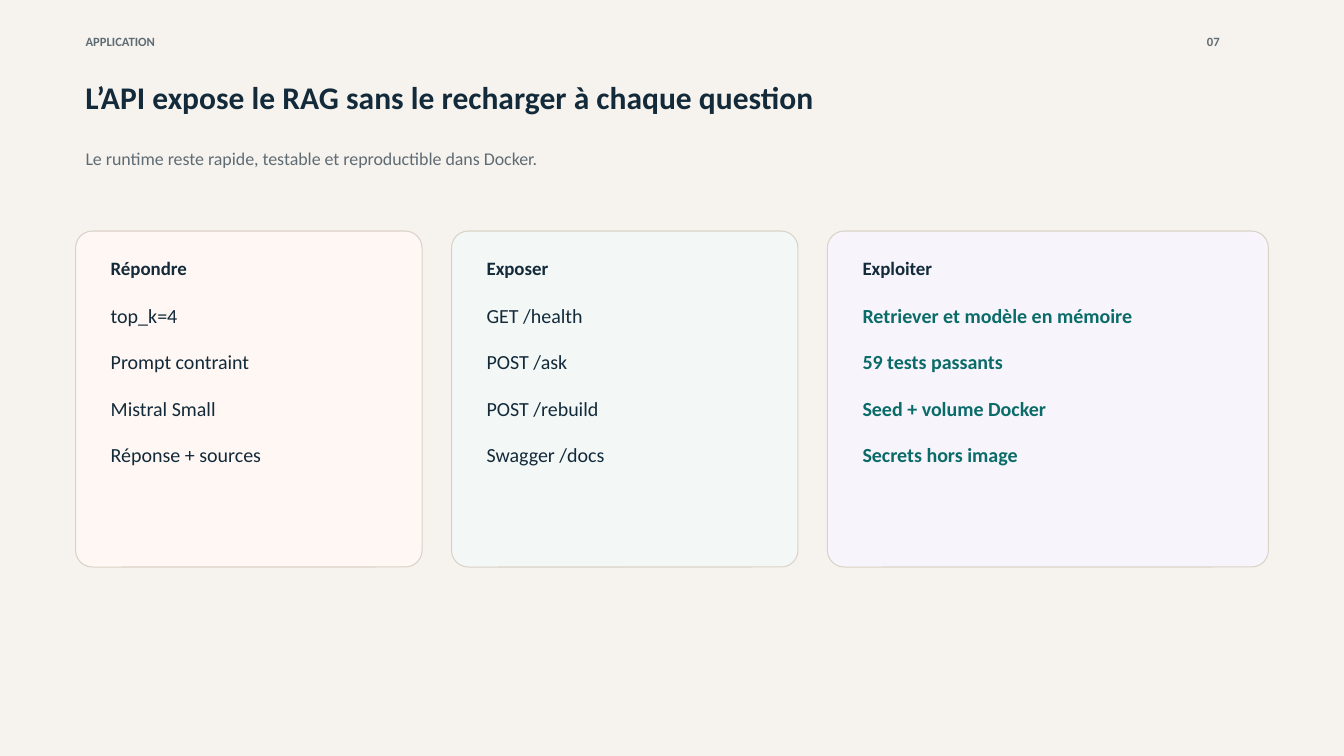
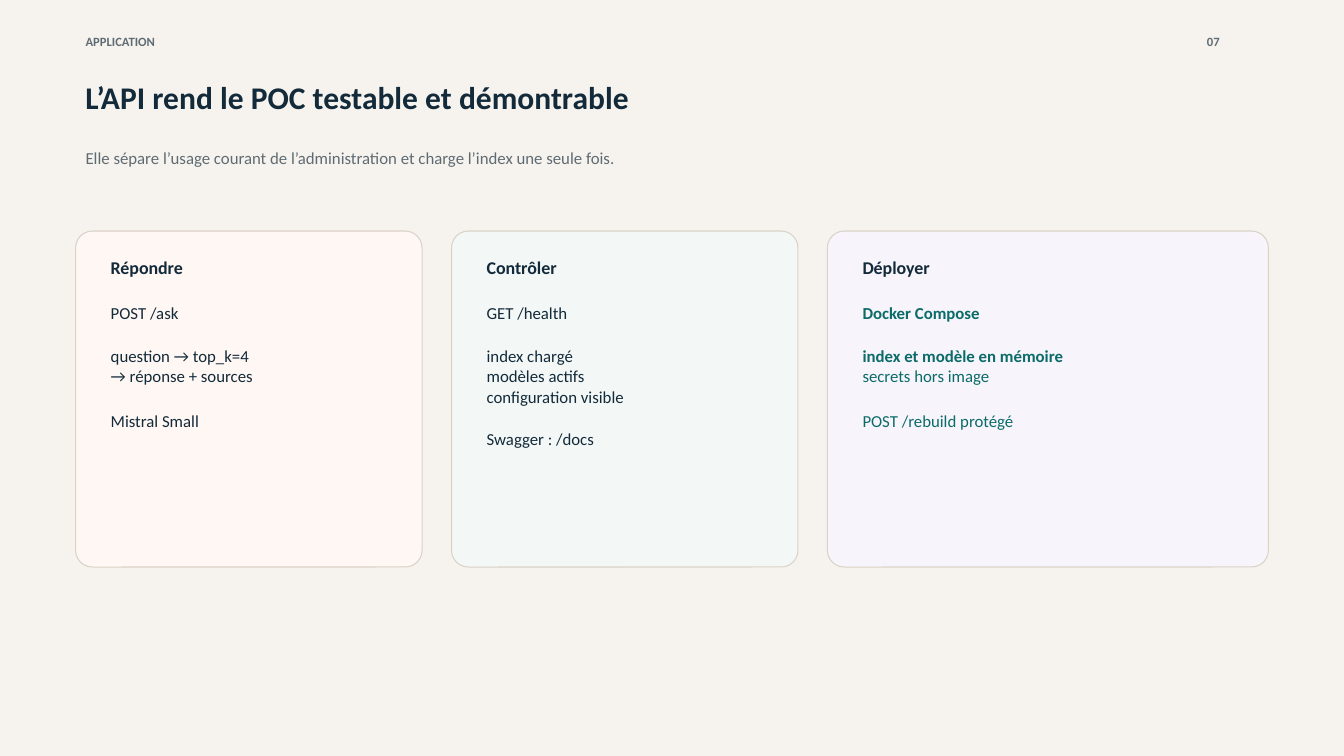
Before and after one commit to hgbe-GH/Projet7, a slide deck: slide 7 of outputs/openagenda-rag-soutenance.pptx. Drawn at 1344x756 pixels with LibreOffice and Linux fonts; fonts in the diff are those of the drawing. Boxes give left, top, right and bottom in pixels: in the first picture for what was removed or moved away, otherwise in the second. Text is boxed around its words. In the diff, an @@ line names an element or a change of style, - is before the commit and + after.

Commit message:
docs: retravailler la soutenance autour des méthodes

```diff
--- a/outputs/openagenda-rag-soutenance.pptx
+++ b/outputs/openagenda-rag-soutenance.pptx
@@ text at (85,86,629,110): text changed @@
-L’API expose le RAG sans le recharger à chaque question
+L’API rend le POC testable et démontrable
@@ text at (86,152,614,167): text changed; size 12.8 to 12 pt @@
-Le runtime reste rapide, testable et reproductible dans Docker.
+Elle sépare l’usage courant de l’administration et charge l’index une seule fois.
@@ text "Répondre" at (111,261,183,277): size 13.5 to 12.8 pt @@
@@ text at (487,261,557,274): text changed; size 13.5 to 12.8 pt @@
-Exposer
+Contrôler
@@ text at (863,261,930,277): text changed; size 13.5 to 12.8 pt @@
-Exploiter
+Déployer
@@ text at (111,307,253,385): text changed; size 14.2 to 12 pt @@
-top_k=4
-Prompt contraint
+POST /ask
+question → top_k=4
+→ réponse + sources
@@ text at (487,307,567,320): size 14.2 to 12 pt in "GET /health" @@
@@ text at (863,307,1063,430): text changed; size 14.2 to 12 pt @@
-Retriever et modèle en mémoire
-59 tests passants
-Seed + volume Docker
-Secrets hors image
+Docker Compose
+index et modèle en mémoire
+secrets hors image
+POST /rebuild protégé
@@ text at (487,350,624,448): text changed; size 14.2 to 12 pt @@
-POST /ask
-POST /rebuild
-Swagger /docs
+index chargé
+modèles actifs
+configuration visible
+Swagger : /docs
@@ text at (111,415,199,427): size 14.2 to 12 pt in "Mistral Small" @@
@@ text at (111,448,261,466): paragraph removed @@
-Réponse + sources
```
Also in this commit, not shown: 11 other slides changed, 2 other files.
